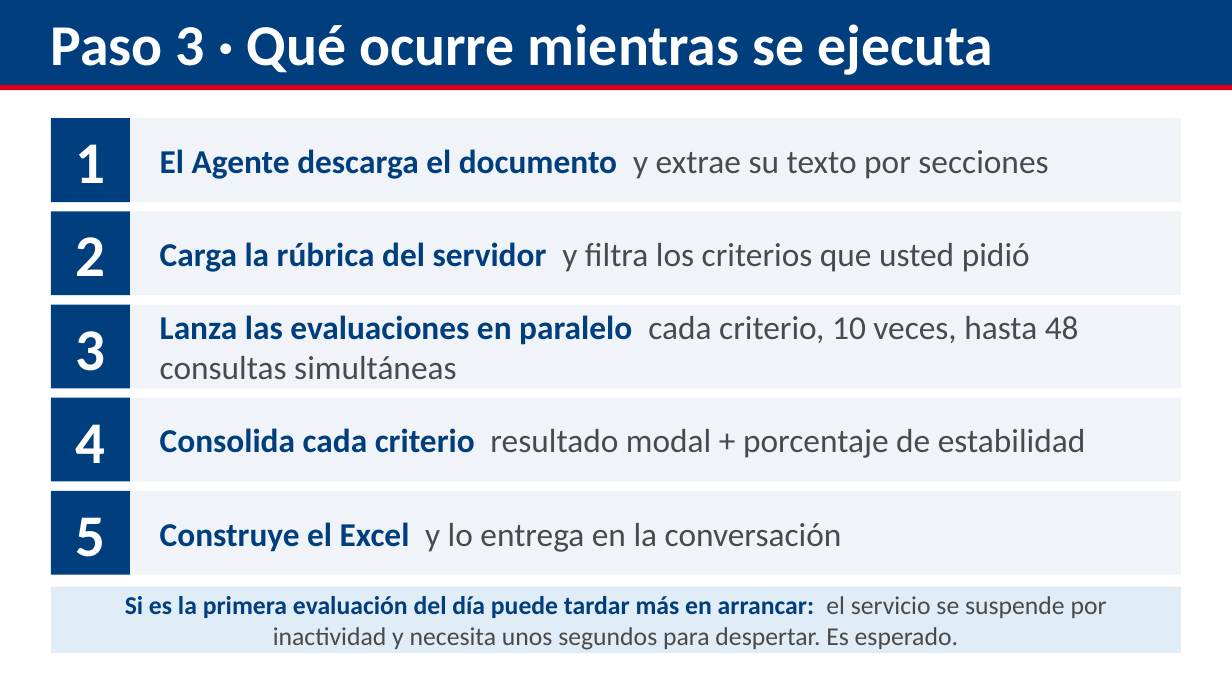
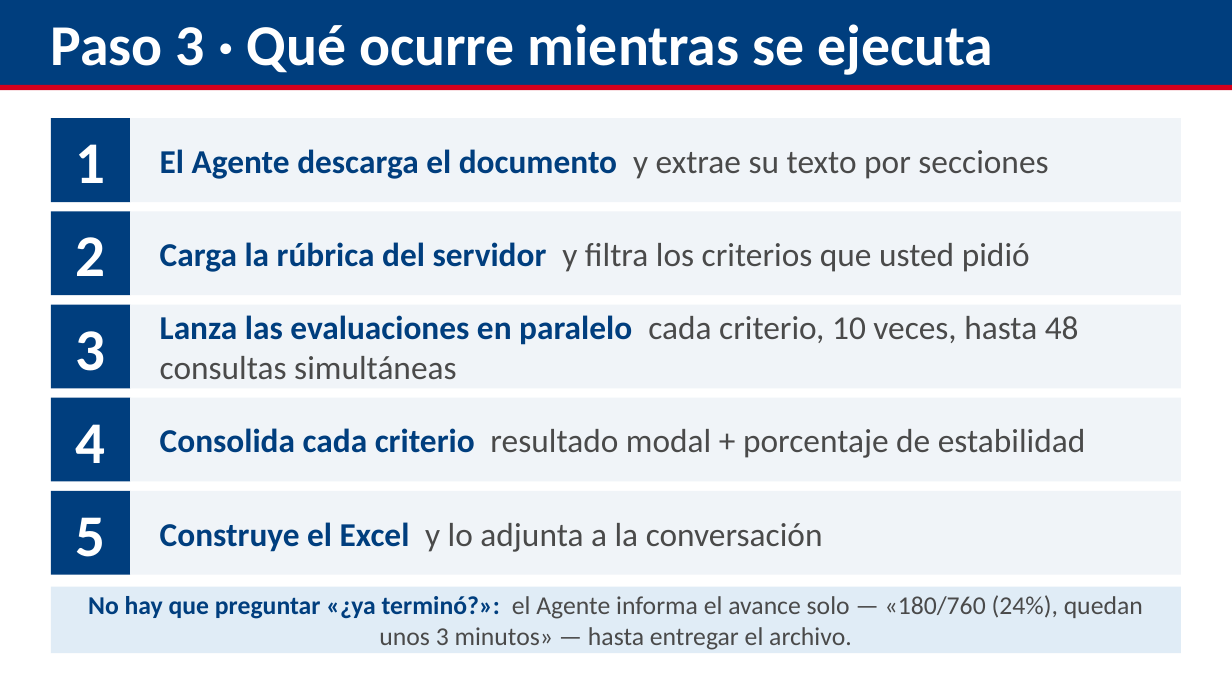
Before and after one commit to aevpsnow6-oss/deploy, a slide deck: slide 21 of presentation/capacitacion_appraisal/Capacitacion_Appraisal_GPT_Ahmed.pptx (slide 20 before the commit). Drawn at 1232x693 pixels with LibreOffice and Linux fonts; fonts in the diff are those of the drawing. Boxes give left, top, right and bottom in pixels: in the first picture for what was removed or moved away, otherwise in the second. Text is boxed around its words. In the diff, an @@ line names an element or a change of style, - is before the commit and + after.

```diff
--- a/presentation/capacitacion_appraisal/Capacitacion_Appraisal_GPT_Ahmed.pptx
+++ b/presentation/capacitacion_appraisal/Capacitacion_Appraisal_GPT_Ahmed.pptx
@@ text at [160, 522, 823, 552]: text changed @@
-Construye el Excel y lo entrega en la conversación
+Construye el Excel y lo adjunta a la conversación
@@ text in rectangle at [88, 595, 1143, 650]: text changed @@
-Si es la primera evaluación del día puede tardar más en arrancar: el servicio se suspende por inactividad y necesita unos segundos para despertar. Es esperado.
+No hay que preguntar «¿ya terminó?»: el Agente informa el avance solo — «180/760 (24%), quedan unos 3 minutos» — hasta entregar el archivo.
```
Also in this commit, not shown: 2 other slides changed, 2 slides added, 19 other files.
